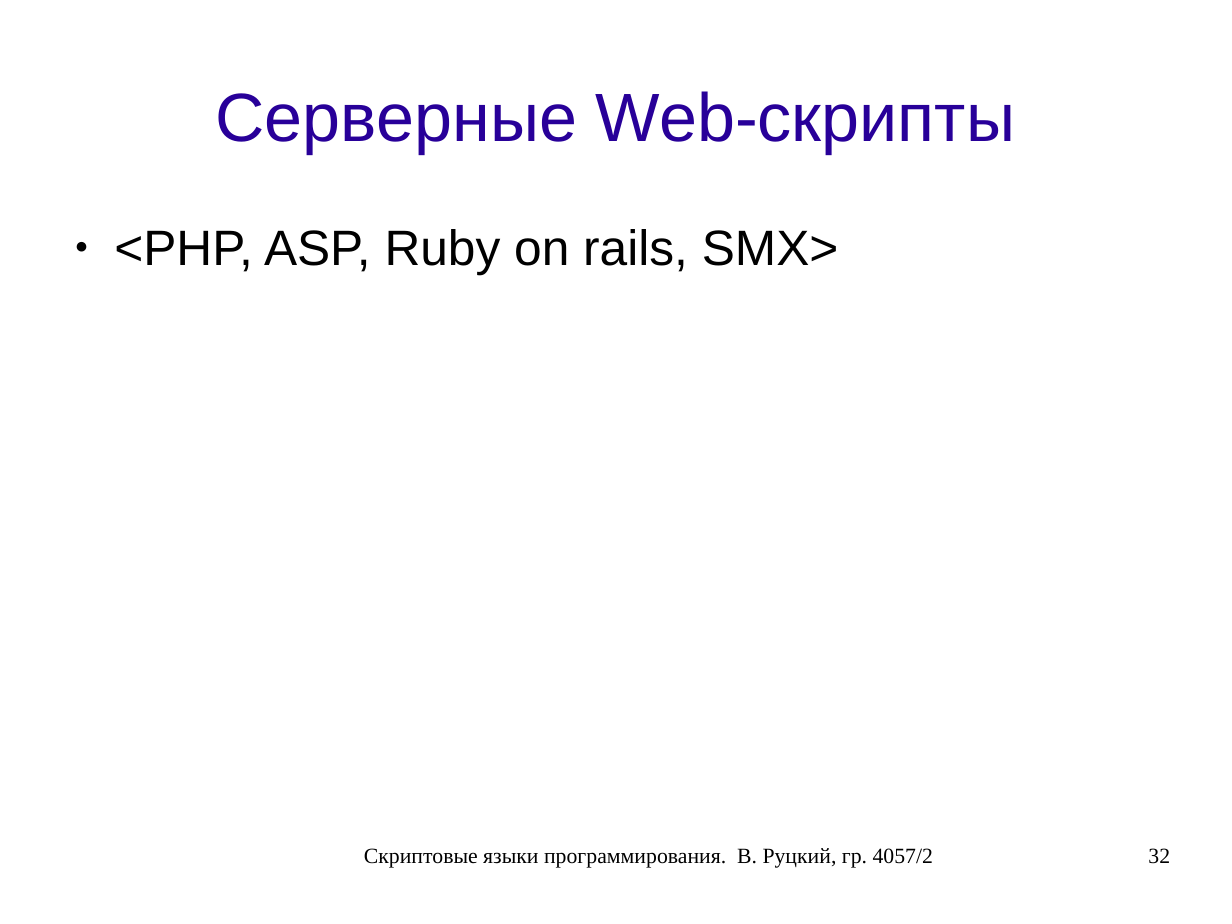
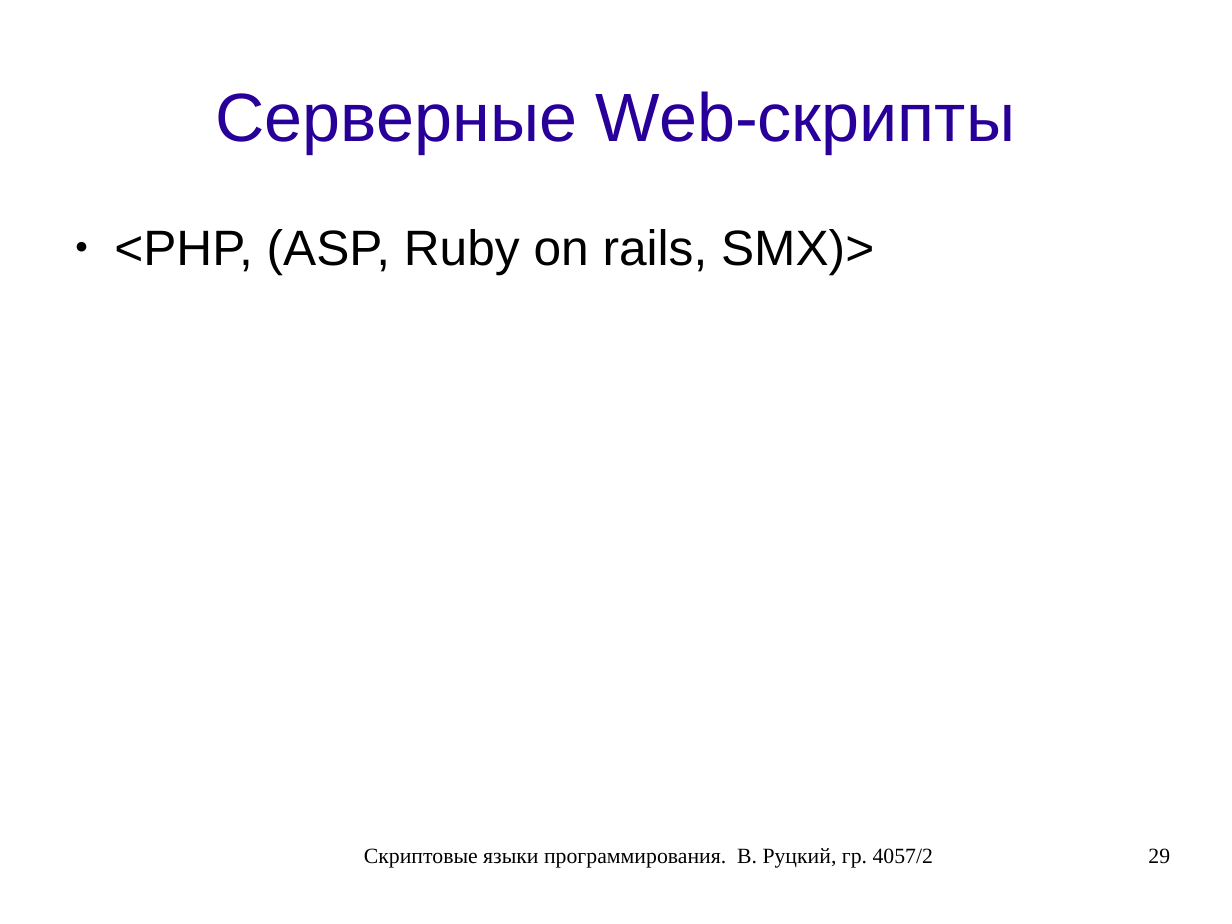
Before and after one commit to rutsky/semester07, a slide deck: slide 29 of Operation_systems/scripting_languages/40572_Rutsky_Scripting_languages.odp (slide 32 before the commit). Drawn at 1232x924 pixels with LibreOffice and Linux fonts; fonts in the diff are those of the drawing. Boxes give left, top, right and bottom in pixels: in the first picture for what was removed or moved away, otherwise in the second. Text is boxed around its words. In the diff, an @@ line names an element or a change of style, - is before the commit and + after.

```diff
--- a/Operation_systems/scripting_languages/40572_Rutsky_Scripting_languages.odp
+++ b/Operation_systems/scripting_languages/40572_Rutsky_Scripting_languages.odp
@@ text at (x1=114, y1=229, x2=874, y2=275): text changed @@
-● <PHP, ASP, Ruby on rails, SMX>
+● <PHP, (ASP, Ruby on rails, SMX)>
@@ page number at (x1=1148, y1=848, x2=1170, y2=864): text changed @@
-32
+29
```
Also in this commit, not shown: 2 other slides changed, 3 slides removed.
